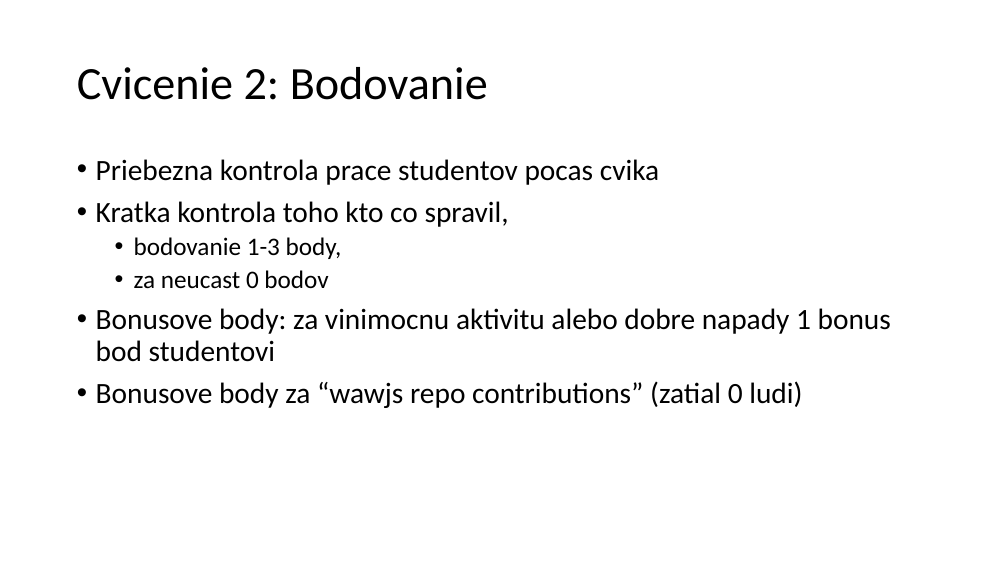
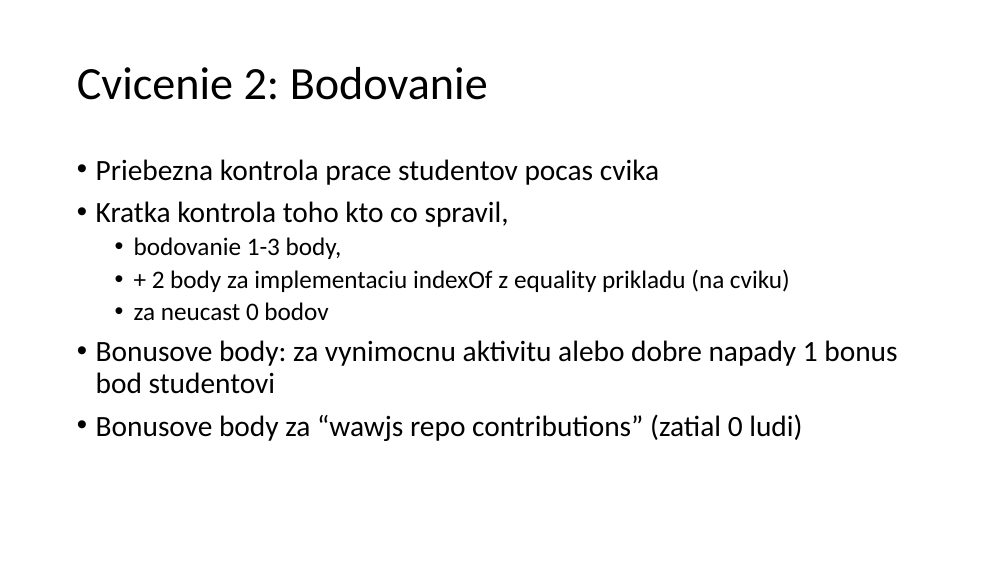
Before and after one commit to yimejky/wawjs, a slide deck: slide 12 of 02-cvicenie/02-cvicenie.pptx (slide 11 before the commit). Drawn at 1008x567 pixels with LibreOffice and Linux fonts; fonts in the diff are those of the drawing. Boxes give left, top, right and bottom in pixels: in the first picture for what was removed or moved away, otherwise in the second. Text is boxed around its words. In the diff, an @@ line names an element or a change of style, - is before the commit and + after.

```diff
--- a/02-cvicenie/02-cvicenie.pptx
+++ b/02-cvicenie/02-cvicenie.pptx
@@ text at (152,269,790,292): paragraph added @@
+  • + 2 body za implementaciu indexOf z equality prikladu (na cviku)
@@ text at (96,340,897,394): text changed @@
-• Bonusove body: za vinimocnu aktivitu alebo dobre napady 1 bonus bod studentovi
+• Bonusove body: za vynimocnu aktivitu alebo dobre napady 1 bonus bod studentovi
```
Also in this commit, not shown: 2 other slides changed, 1 slide added, 1 other file.
